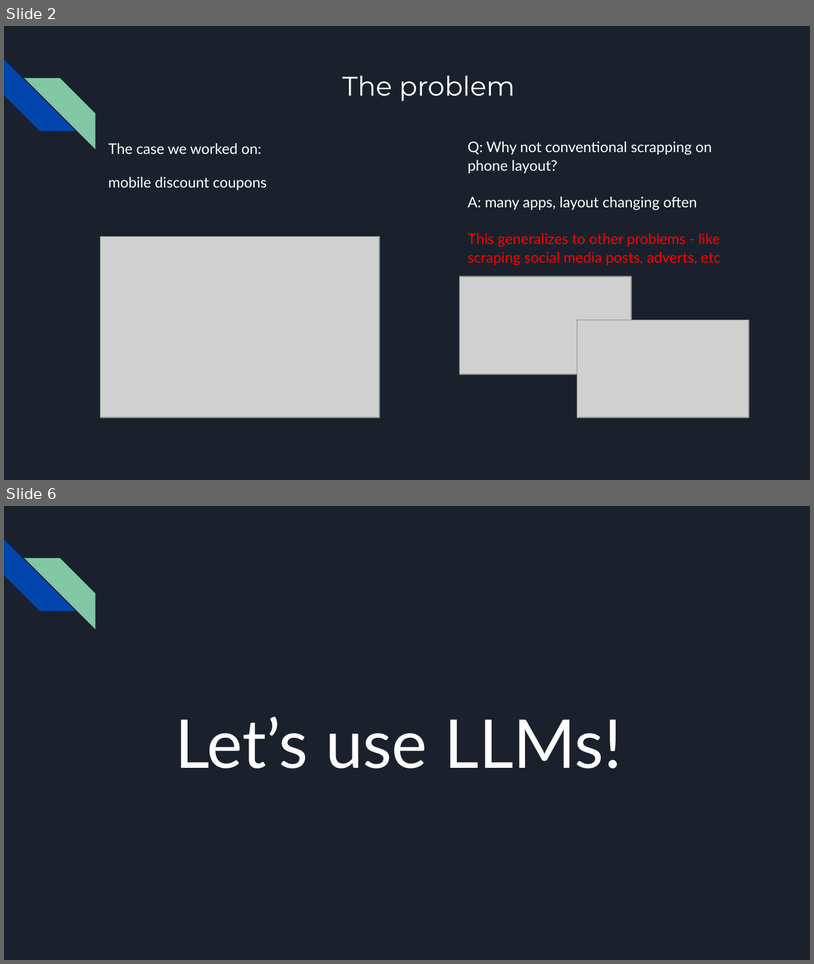
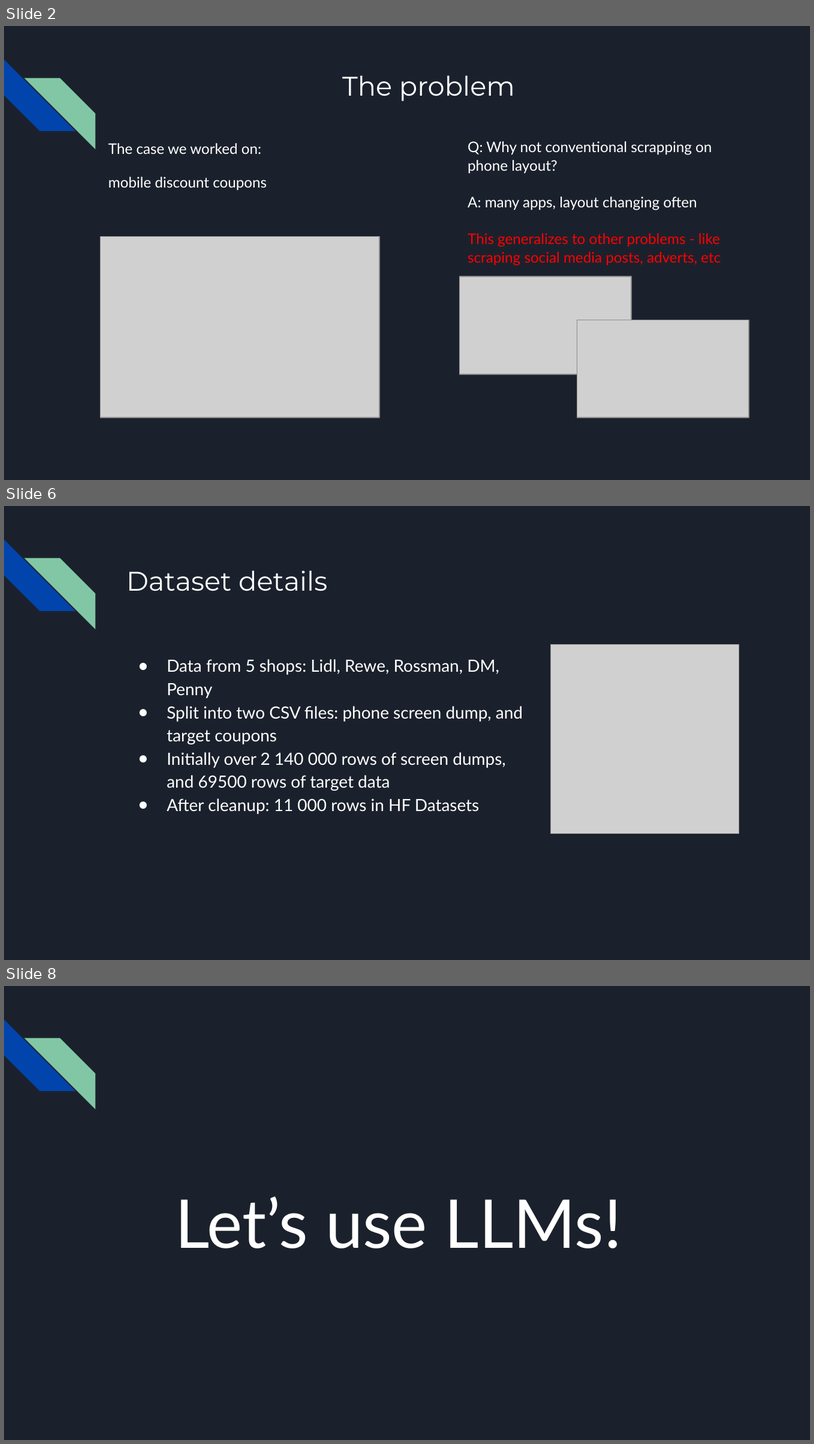
Before and after one commit to ZPP-MURMURAS/ZPP_Murmuras, a slide deck: docs/zpp_final_presentation.pptx. Shown one above the other, each under a label of ours: slides 2 and 6 before the commit, slides 2, 6 and 8 after it; the slides between them are not shown. The pictures are 814x964 and 814x1444 pixels, drawn with LibreOffice and Linux fonts; fonts in the diff are those of the drawing; grey boxes stand for pictures. Boxes give left, top, right and bottom in pixels: in the first picture for what was removed or moved away, otherwise in the second. Text is boxed around its words. In the diff, an @@ line names an element or a change of style, - is before the commit and + after.

```diff
--- a/docs/zpp_final_presentation.pptx
+++ b/docs/zpp_final_presentation.pptx
@@ slide 6 added at bbox=[4, 506, 810, 960], background #1B212C; not listed: 2 template elements that a slide beside it also shows @@
@@ title added at bbox=[126, 570, 327, 591], 24 pt, text #FFFFFF @@
+Dataset details
@@ picture added at bbox=[551, 644, 738, 832] @@
@@ text added at bbox=[167, 659, 523, 814], 15 pt, text #FFFFFF @@
+● Data from 5 shops: Lidl, Rewe, Rossman, DM, Penny
+● Split into two CSV files: phone screen dump, and target coupons
+● Initially over 2 140 000 rows of screen dumps, and 69500 rows of target data
+● After cleanup: 11 000 rows in HF Datasets
@@ what was slide 6 is now slide 8 @@
```
Also in this commit, not shown: 3 slides changed, 2 other slides added.
